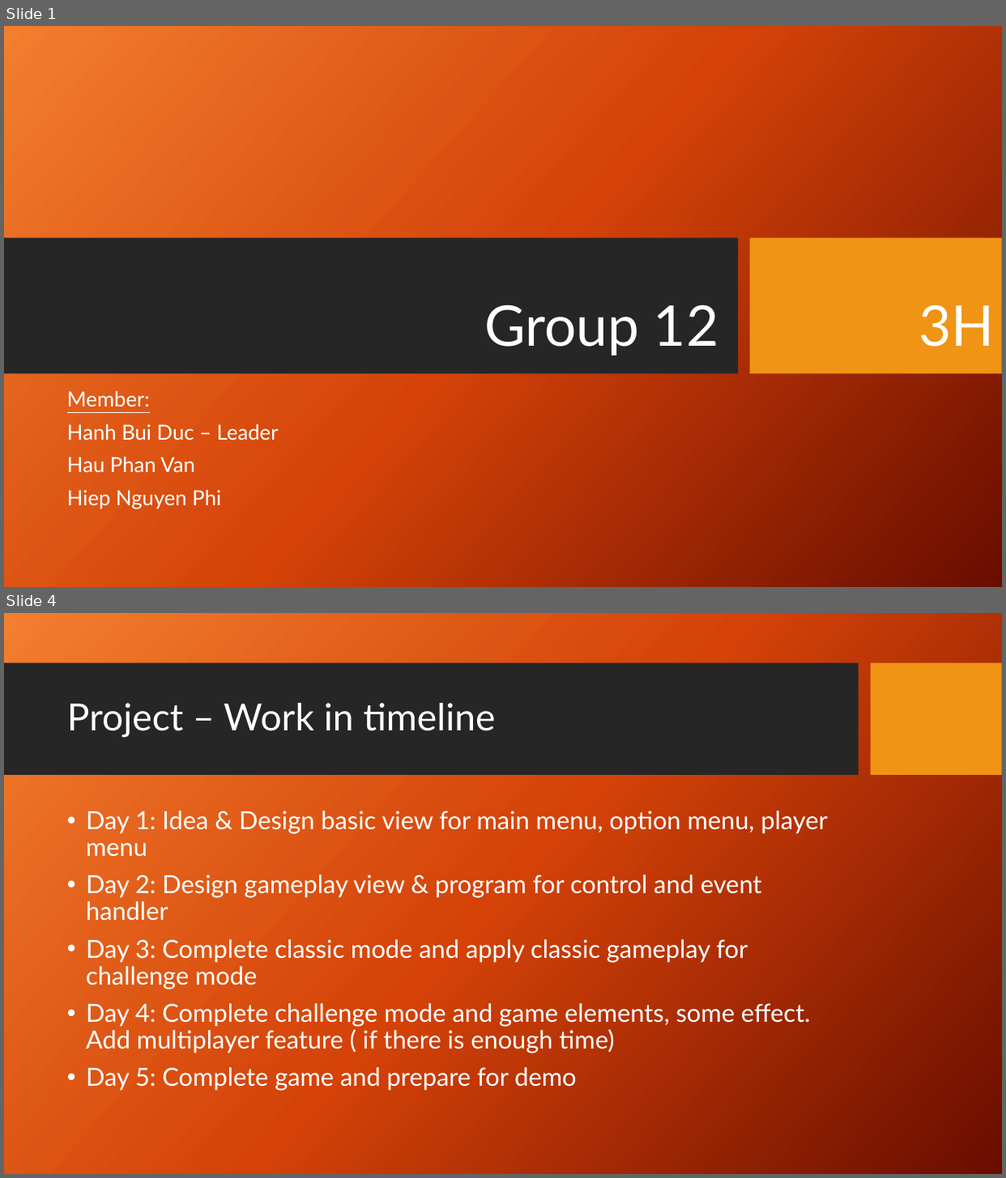
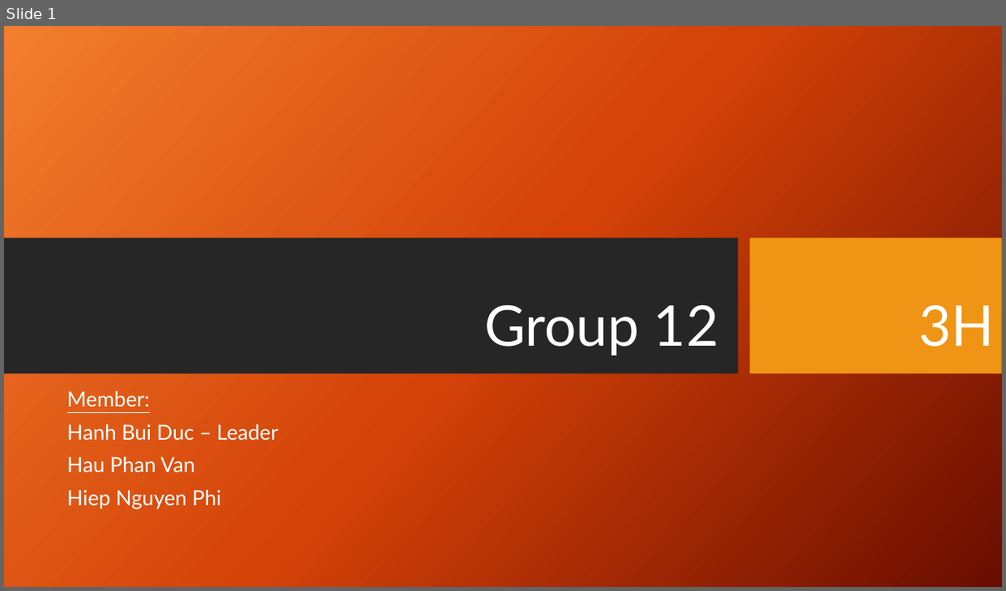
Before and after one commit to techcamp15-vietnam/team12, a slide deck: Report/[Report] TechCamp.pptx. Shown one above the other, each under a label of ours: slides 1 and 4 before the commit, slide 1 after it; the slides between them are not shown. The pictures are 1006x1178 and 1006x591 pixels, drawn with LibreOffice and Linux fonts; fonts in the diff are those of the drawing; background and template pictures are left out. Boxes give left, top, right and bottom in pixels: in the first picture for what was removed or moved away, otherwise in the second. Text is boxed around its words. In the diff, an @@ line names an element or a change of style, - is before the commit and + after.

Commit message:
Report idea

```diff
--- a/Report/[Report] TechCamp.pptx
+++ b/Report/[Report] TechCamp.pptx
@@ slide 4 removed at (4, 613, 1002, 1174), background picture (left out) @@
@@ rectangle removed at (4, 663, 859, 776) @@
@@ rectangle removed at (871, 663, 1002, 776) @@
@@ title removed at (67, 703, 496, 738) @@
-Project – Work in timeline
@@ text removed at (86, 811, 827, 1091) @@
-• Day 1: Idea & Design basic view for main menu, option menu, player menu
-• Day 2: Design gameplay view & program for control and event handler
-• Day 3: Complete classic mode and apply classic gameplay for challenge mode
-• Day 4: Complete challenge mode and game elements, some effect. Add multiplayer feature ( if there is enough time)
-• Day 5: Complete game and prepare for demo
```
Also in this commit, not shown: 1 slide added, 2 other slides removed.
